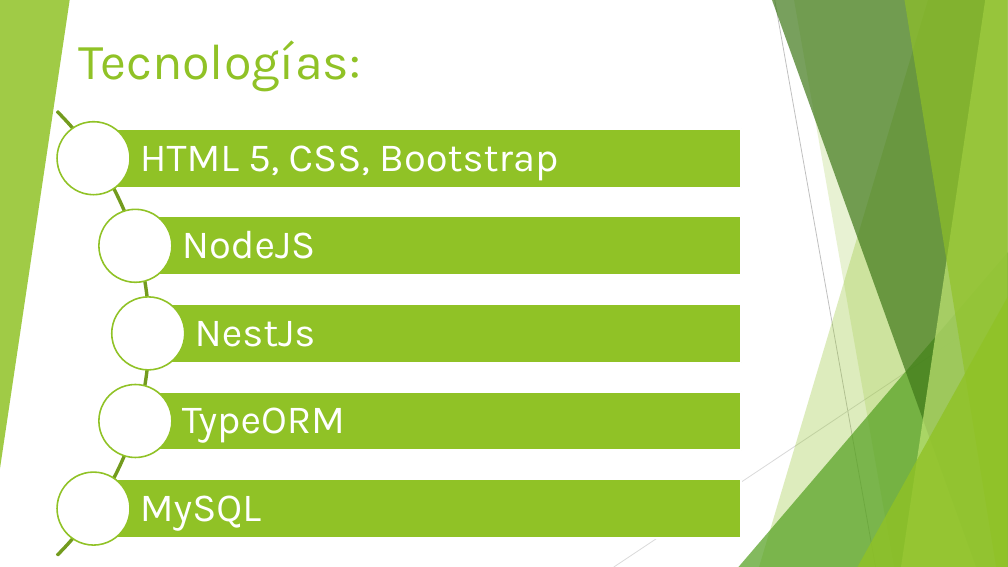
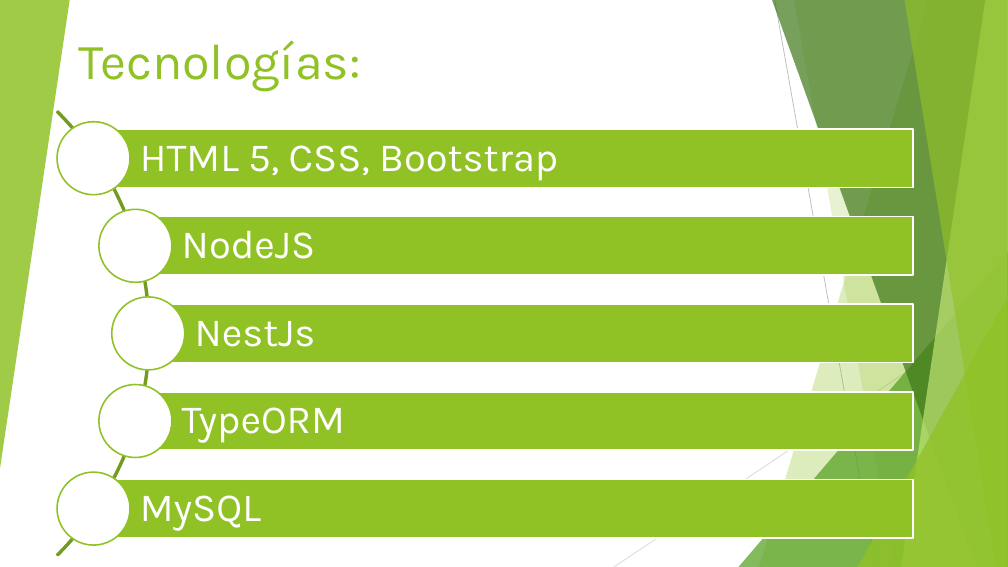
Before and after one commit to mariela21180/institucional-cfp, a slide deck: slide 13 of - Presentacion/Filminas.pptx. Drawn at 1008x567 pixels with LibreOffice and Linux fonts; fonts in the diff are those of the drawing. Boxes give left, top, right and bottom in pixels: in the first picture for what was removed or moved away, otherwise in the second. Text is boxed around its words. In the diff, an @@ line names an element or a change of style, - is before the commit and + after.

```diff
--- a/- Presentacion/Filminas.pptx
+++ b/- Presentacion/Filminas.pptx
@@ rectangle: place and size @@
-rectangle at [94,129,742,188]
+rectangle at [94,129,913,188]
@@ rectangle: place and size @@
-rectangle at [135,217,741,275]
+rectangle at [135,217,913,275]
@@ rectangle: place and size @@
-rectangle at [148,304,741,362]
+rectangle at [148,304,913,362]
@@ rectangle: place and size @@
-rectangle at [135,392,741,450]
+rectangle at [135,392,913,450]
@@ rectangle: place and size @@
-rectangle at [94,479,742,538]
+rectangle at [94,479,913,538]
```
Also in this commit, not shown: 3 other slides changed, 2 other files.
